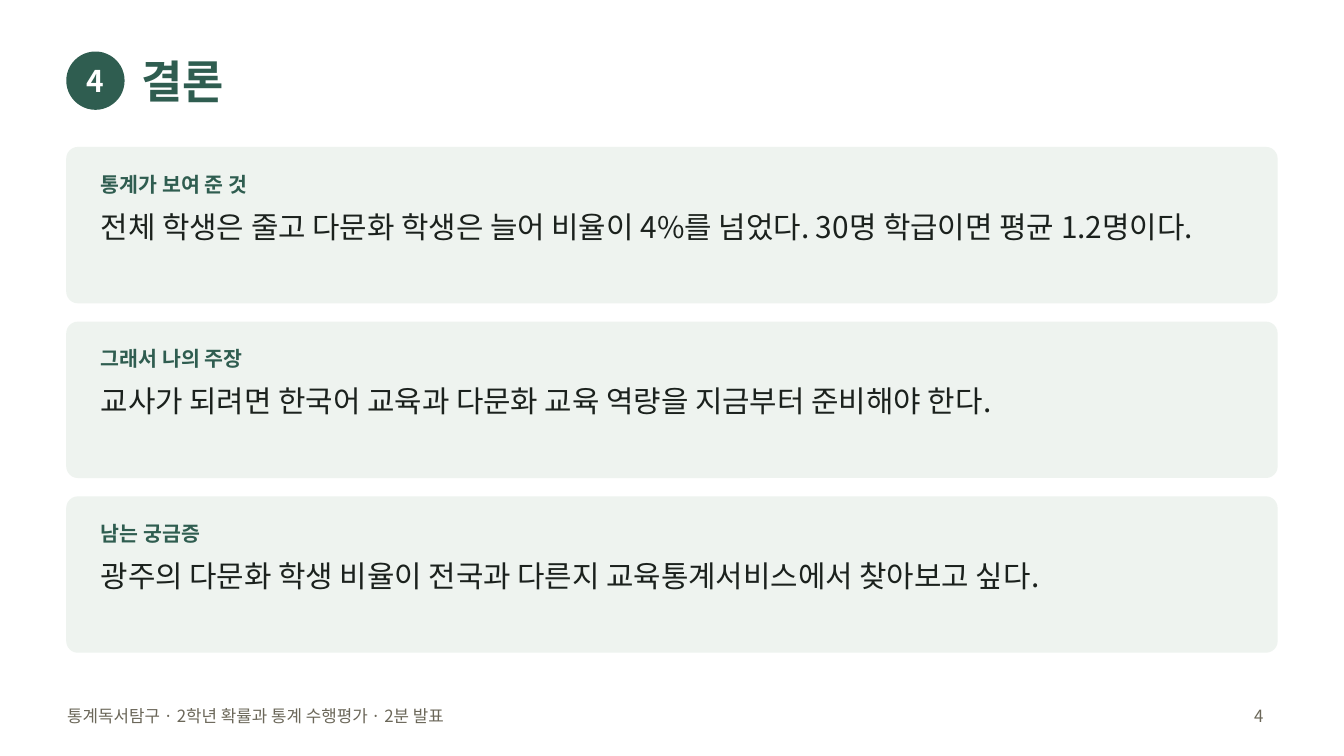
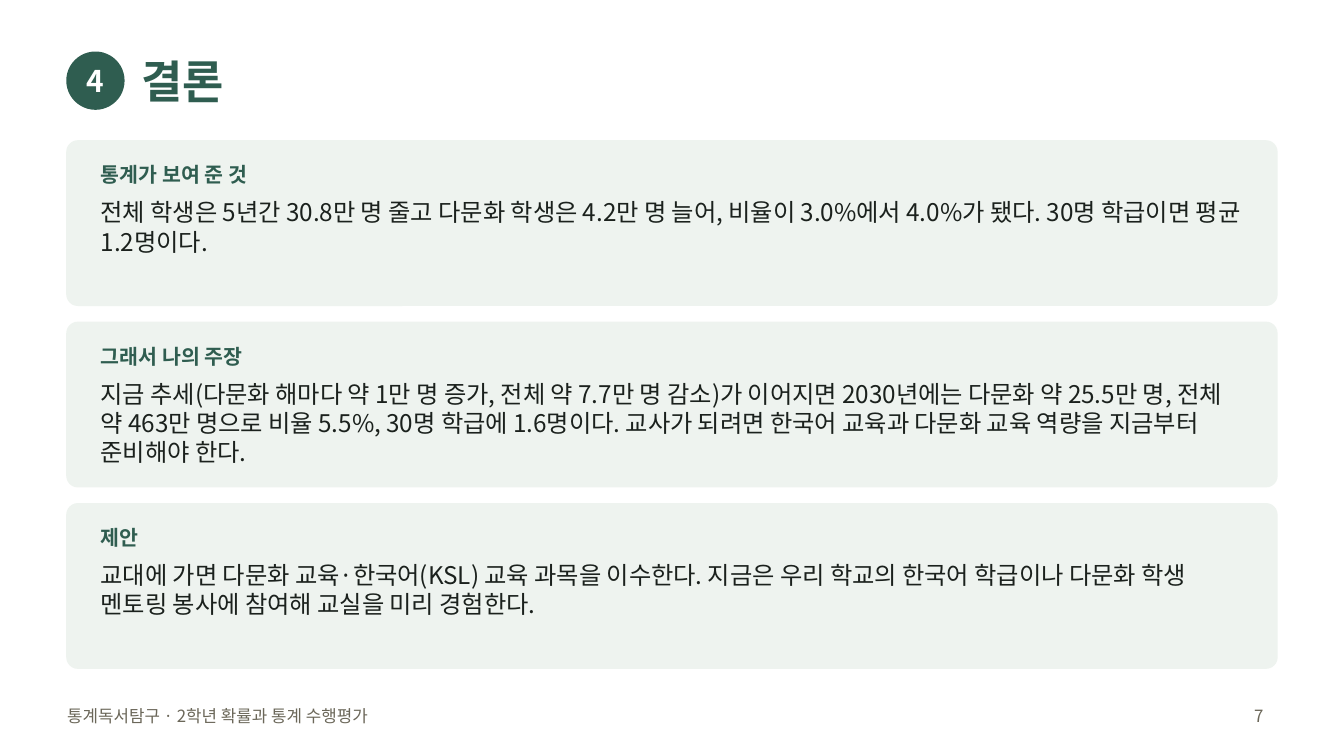
Before and after one commit to jaegeunsongsong/autobot, a slide deck: slide 7 of docs/2026-2학기-통계독서탐구-수행평가/발표예시-교육.pptx (slide 4 before the commit). Drawn at 1344x756 pixels with LibreOffice and Linux fonts; fonts in the diff are those of the drawing. Boxes give left, top, right and bottom in pixels: in the first picture for what was removed or moved away, otherwise in the second. Text is boxed around its words. In the diff, an @@ line names an element or a change of style, - is before the commit and + after.

```diff
--- a/docs/2026-2학기-통계독서탐구-수행평가/발표예시-교육.pptx
+++ b/docs/2026-2학기-통계독서탐구-수행평가/발표예시-교육.pptx
@@ rounded rectangle: place and size @@
-rounded rectangle at (67,148,1277,302)
+rounded rectangle at (67,141,1277,305)
@@ text "통계가 보여 준 것": place and size @@
-text "통계가 보여 준 것" at (101,174,247,194)
+text "통계가 보여 준 것" at (101,164,247,184)
@@ text at (101,201,1241,253): text changed; size 16 to 13 pt @@
-전체 학생은 줄고 다문화 학생은 늘어 비율이 4%를 넘었다. 30명 학급이면 평균 1.2명이다.
+전체 학생은 5년간 30.8만 명 줄고 다문화 학생은 4.2만 명 늘어, 비율이 3.0%에서 4.0%가 됐다. 30명 학급이면 평균 1.2명이다.
@@ rounded rectangle: place and size @@
-rounded rectangle at (67,323,1277,477)
+rounded rectangle at (67,323,1277,487)
@@ text at (101,383,1222,463): text changed; size 16 to 13 pt @@
-교사가 되려면 한국어 교육과 다문화 교육 역량을 지금부터 준비해야 한다.
+지금 추세(다문화 해마다 약 1만 명 증가, 전체 약 7.7만 명 감소)가 이어지면 2030년에는 다문화 약 25.5만 명, 전체 약 463만 명으로 비율 5.5%, 30명 학급에 1.6명이다. 교사가 되려면 한국어 교육과 다문화 교육 역량을 지금부터 준비해야 한다.
@@ proportions changed in 3 elements at (67,141,1277,305), (67,323,1277,487), (67,504,1277,668) @@
@@ rounded rectangle: place and size @@
-rounded rectangle at (67,497,1277,652)
+rounded rectangle at (67,504,1277,668)
@@ text at (101,528,139,547): text changed @@
-남는 궁금증
+제안
@@ text at (101,564,1186,615): text changed; size 16 to 13 pt @@
-광주의 다문화 학생 비율이 전국과 다른지 교육통계서비스에서 찾아보고 싶다.
+교대에 가면 다문화 교육·한국어(KSL) 교육 과목을 이수한다. 지금은 우리 학교의 한국어 학급이나 다문화 학생 멘토링 봉사에 참여해 교실을 미리 경험한다.
@@ text at (67,708,368,724): text changed @@
-통계독서탐구 · 2학년 확률과 통계 수행평가 · 2분 발표
+통계독서탐구 · 2학년 확률과 통계 수행평가
@@ page number at (1254,709,1263,722): text changed @@
-4
+7
```
Also in this commit, not shown: 3 other slides changed, 4 slides added, 8 other files.
